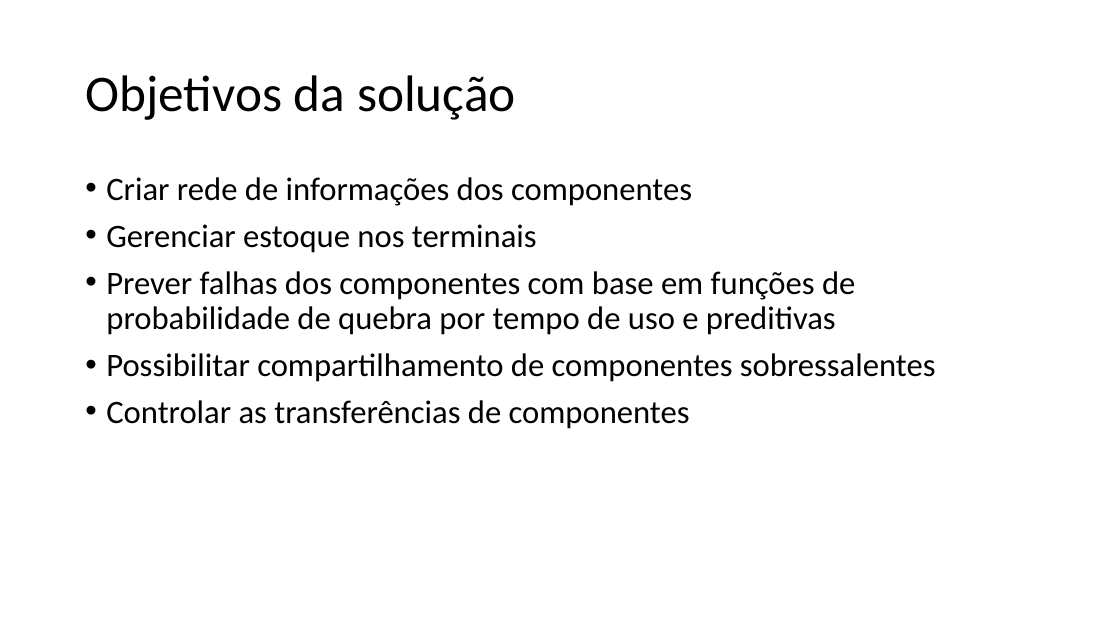
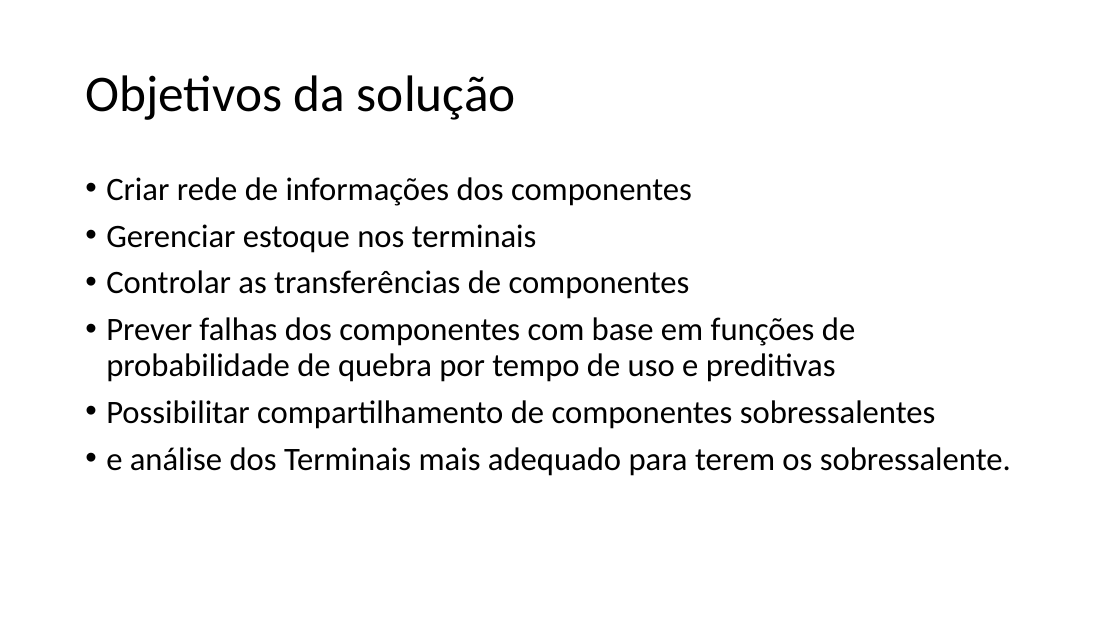
Before and after one commit to edersongs/Hackathon-VLI, a slide deck: slide 2 of doc/Jerimum.pptx. Drawn at 1120x630 pixels with LibreOffice and Linux fonts; fonts in the diff are those of the drawing. Boxes give left, top, right and bottom in pixels: in the first picture for what was removed or moved away, otherwise in the second. Text is boxed around its words. In the diff, an @@ line names an element or a change of style, - is before the commit and + after.

```diff
--- a/doc/Jerimum.pptx
+++ b/doc/Jerimum.pptx
@@ text at box(106, 270, 690, 299): paragraph added @@
+• Controlar as transferências de componentes
@@ text at box(106, 447, 1011, 476): text changed @@
-• Controlar as transferências de componentes
+• e análise dos Terminais mais adequado para terem os sobressalente.
```
Also in this commit, not shown: 2 other slides changed, 1 other file.
